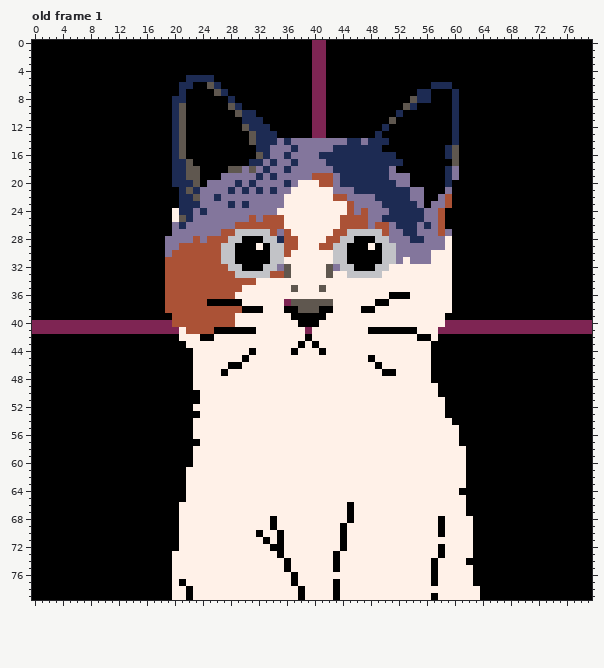
Pixel-art file: artwork/artwork_0007.aseprite. Above, as it was before the edit.
80x80 pixels, 1 frame. Shown: old frame 1. The commit also changed other frames, which this record leaves out.
New version:
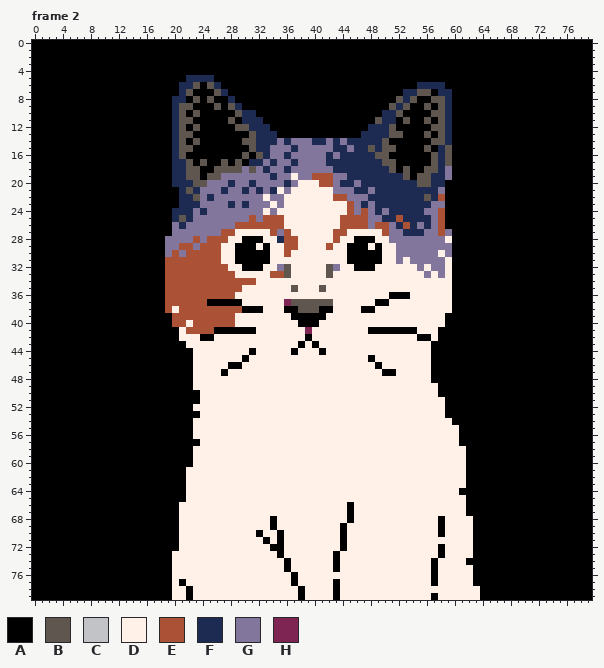
Palette (. is transparent): A #000000  B #5f574f  C #c2c3c7  D #fff1e8  E #ab5236  F #1d2b53  G #83769c  H #7e2553
A new or re-ordered frame is compared with the old frame closest to it.
The edit:
frames 1 -> 2
layer "guide" now hidden
Changed rows in their new state; - is an unchanged pixel.
Frame 2 is new; against old frame 1:
first column x 20:
 0 --------------------AA-------------------
 1 --------------------AA-------------------
 2 --------------------AA-------------------
 3 --------------------AA-------------------
 4 --------------------AA-------------------
 5 --------------------AA-------------------
 6 ---B----------------AA-------------FF--A-
 7 --B-----------------AA-----------FFBB-FFA
 8 ---B-B--------------AA----------BF-AABBFA
 9 --B---B-------------AA---------BF-A-B-BFA
10 ---B----------------AA--------FFB----BBFA
11 --B-----B-----------AA-------BFF-B--B-BFA
12 ---B-----B----------AA------FF-B-----BBFA
13 --B-----------------AA-----FF-FBB---B-BFA
14 ---B------B---------FF-F---F--B------BBFA
15 --B--------B-------------G--B-BB----B-FBA
16 ----------B----------G-G-----BBA-----BFBA
17 ----B--B-B--------------------BBA----BFBA
18 ------BB-----------------------B-B--BBFGA
19 -----BB-----G----D------G------FFB-BBFFGA
20 ----B---FG----------------G-----FFFBBFFA-
21 -------FG------D------------G-----FFFFGA-
22 -----FG------D--------------F-----FFBFEA-
23 --------------D------------F-F-----FF--A-
24 F------------D---------------F-----------
25 F-------------------------------E---F----
26 ---------------------------------E-------
27 ---------DDDDD-----------DDDDD-----F-----
28 --------DD---DD-------D-DD---DD---GG-----
29 ---G---DD-----DD-----D-DD-----DD-------G-
30 -G-----DD-----DD-------DD-----DD-----G-G-
31 -------DD-----DD-------DD-----DD-----GG--
32 --------DD---DD---------DD---DD----G-GG--
33 ---------DDDDD-----------DDDDD------G-G--
first column x 0:
38 --------------------D-----------------------------------------------------------
40 AAAAAAAAAAAAAAAAAAAA--D------------------------------------AAAAAAAAAAAAAAAAAAAAA
41 AAAAAAAAAAAAAAAAAAAAA-------------------------------------AAAAAAAAAAAAAAAAAAAAAA
Changed places in both pictures, as pixel boxes (x1, y1, x2, y2):
changed: (172, 40, 459, 278)
changed: (32, 306, 193, 334)
changed: (438, 320, 592, 334)
